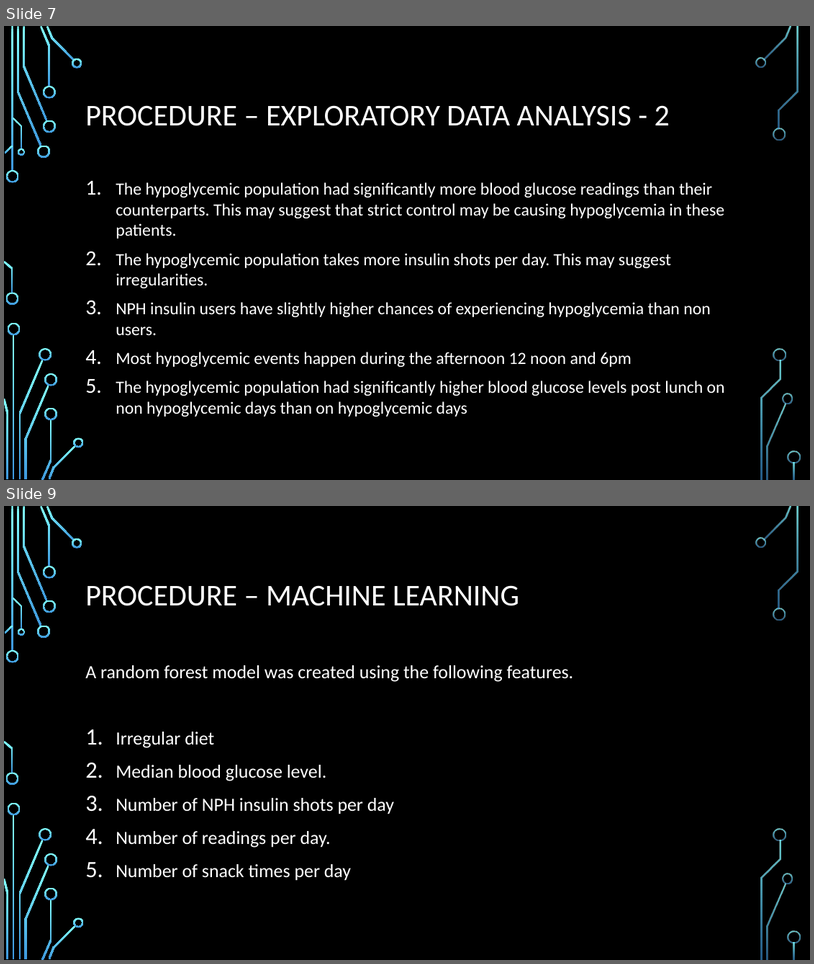
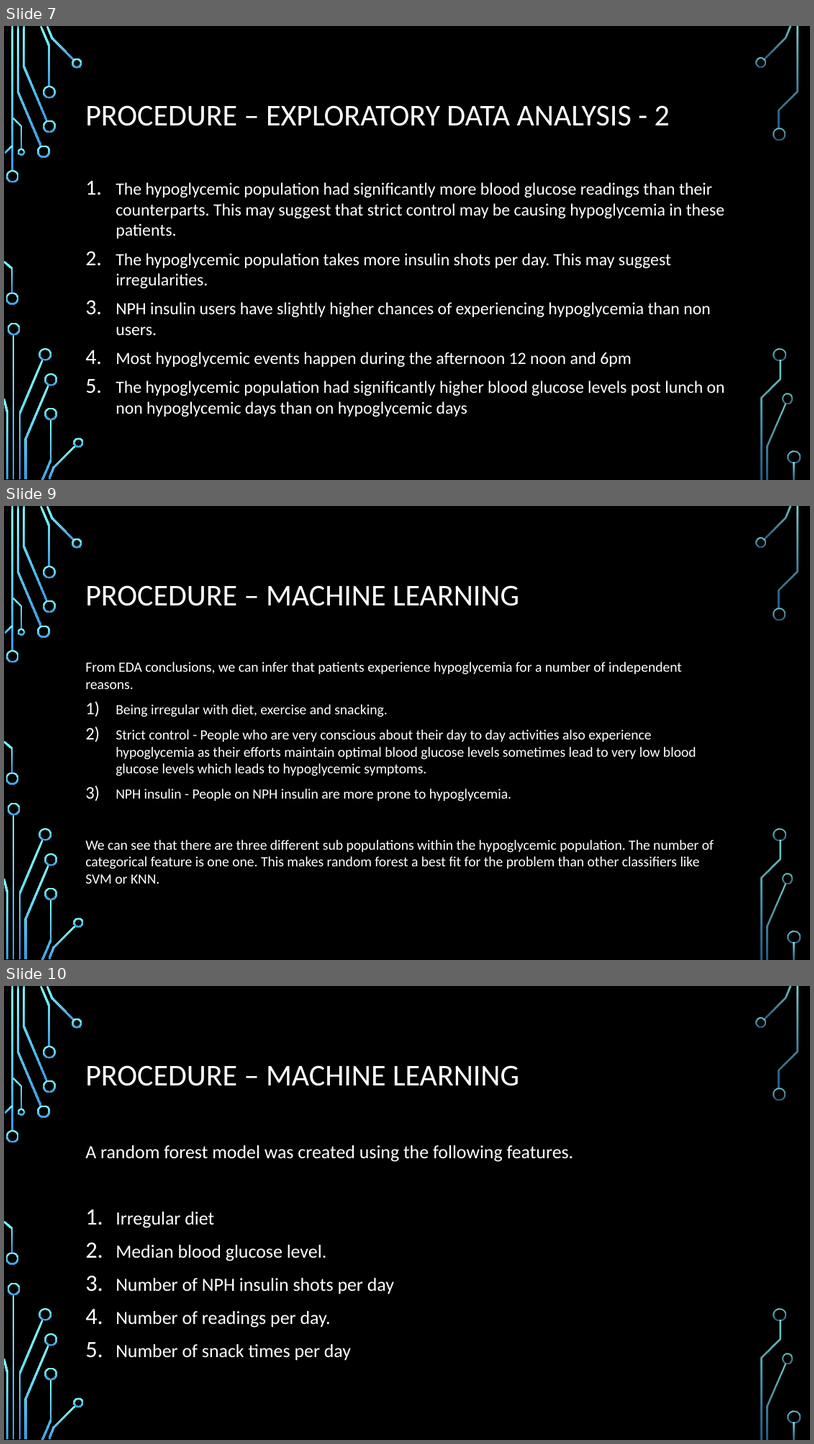
Before and after one commit to johngunaseelan/Hypoglycemia-Detection, a slide deck: Docs/Hypoglycemia Prediction.pptx. Shown one above the other, each under a label of ours: slides 7 and 9 before the commit, slides 7, 9 and 10 after it; the slides between them are not shown. The pictures are 814x964 and 814x1444 pixels, drawn with LibreOffice and Linux fonts; fonts in the diff are those of the drawing; background and template pictures are left out. Boxes give left, top, right and bottom in pixels: in the first picture for what was removed or moved away, otherwise in the second. Text is boxed around its words. In the diff, an @@ line names an element or a change of style, - is before the commit and + after.

```diff
--- a/Docs/Hypoglycemia Prediction.pptx
+++ b/Docs/Hypoglycemia Prediction.pptx
@@ slide 9 added at [4, 506, 810, 960], background picture (left out); not listed: 36 template elements that a slide beside it also shows @@
@@ title added at [85, 585, 520, 606], 36 pt, text #FFFFFF @@
+PROCEDURE – MACHINE LEARNING
@@ text added at [85, 662, 714, 883], 16.8 pt, text #FFFFFF @@
+From EDA conclusions, we can infer that patients experience hypoglycemia for a number of independent reasons.
+1) Being irregular with diet, exercise and snacking.
+2) Strict control - People who are very conscious about their day to day activities also experience hypoglycemia as their efforts maintain optimal blood glucose levels sometimes lead to very low blood glucose levels which leads to hypoglycemic symptoms.
+3) NPH insulin - People on NPH insulin are more prone to hypoglycemia.
+We can see that there are three different sub populations within the hypoglycemic population. The number of categorical feature is one one. This makes random forest a best fit for the problem than other classifiers like SVM or KNN.
@@ what was slide 9 is now slide 10 @@
```
Also in this commit, not shown: 4 slides changed, 2 other files.
